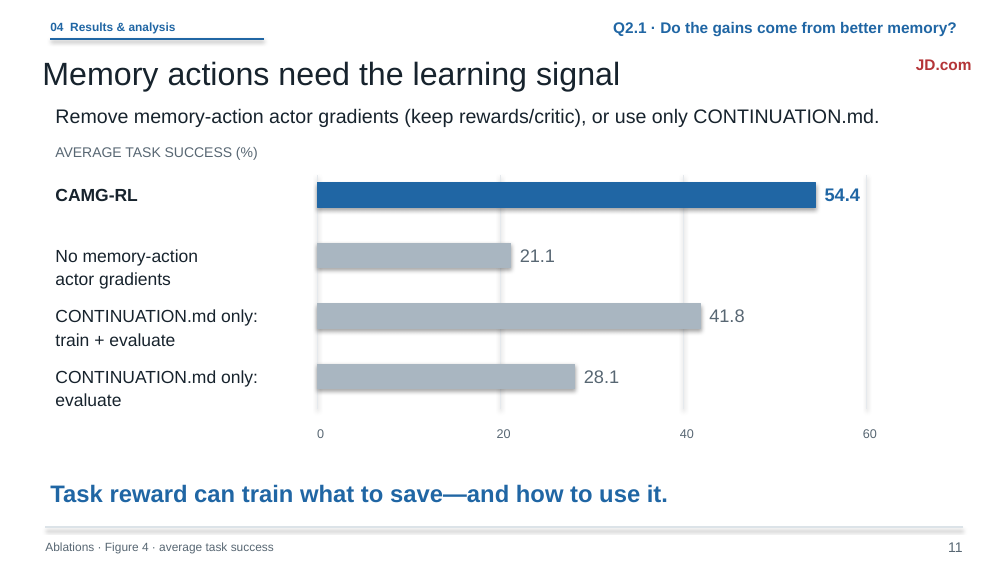
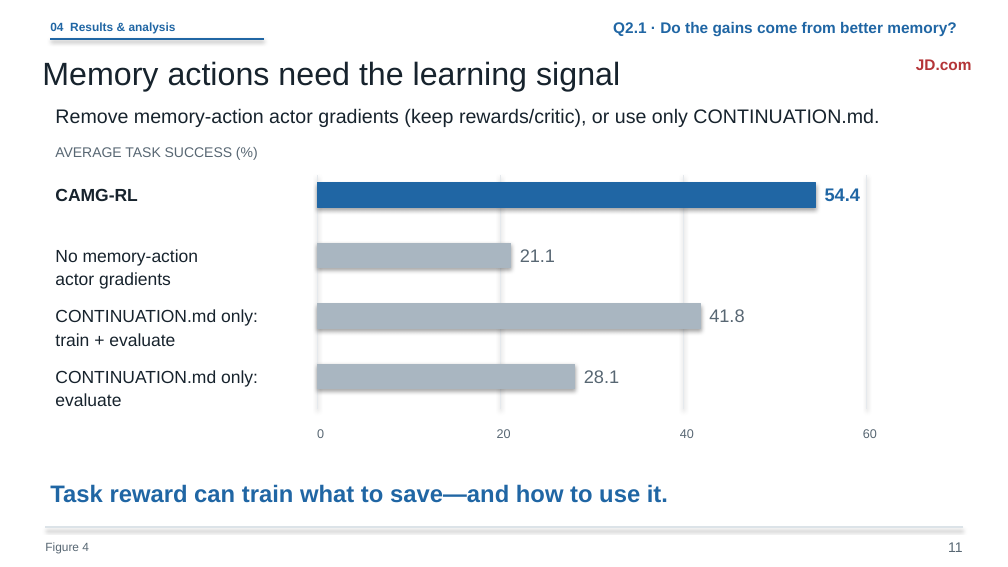
Before and after one commit to liruiluo/agentmemorygym, a slide deck: slide 11 of assets/slides/coding-agent-memory-post-training-slides.pptx. Drawn at 1008x567 pixels with LibreOffice and Linux fonts; fonts in the diff are those of the drawing. Boxes give left, top, right and bottom in pixels: in the first picture for what was removed or moved away, otherwise in the second. Text is boxed around its words. In the diff, an @@ line names an element or a change of style, - is before the commit and + after.

```diff
--- a/assets/slides/coding-agent-memory-post-training-slides.pptx
+++ b/assets/slides/coding-agent-memory-post-training-slides.pptx
@@ text at [45, 542, 89, 554]: text changed @@
-Ablations · Figure 4 · average task success
+Figure 4
```
Also in this commit, not shown: 7 other slides changed, 9 other files.
